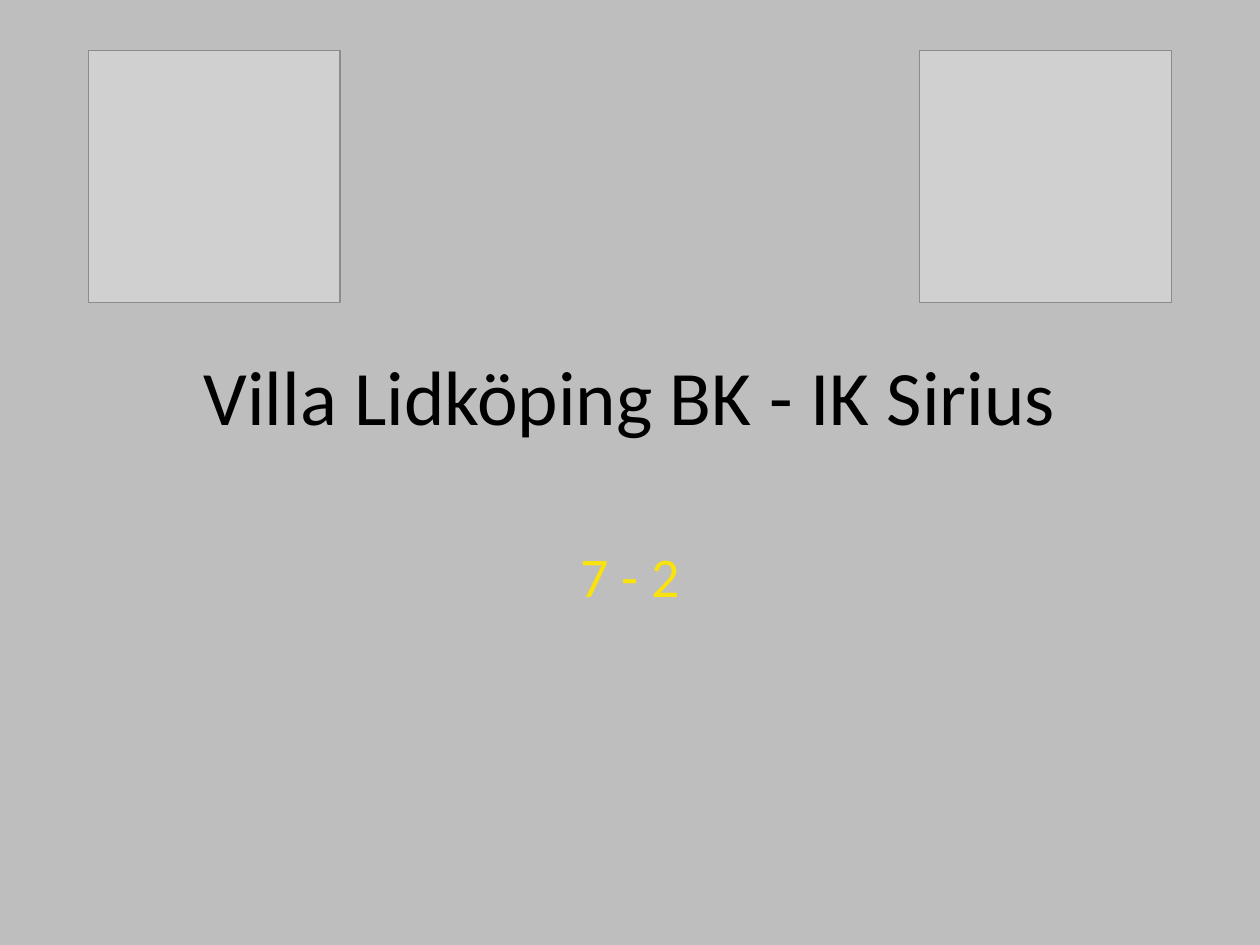
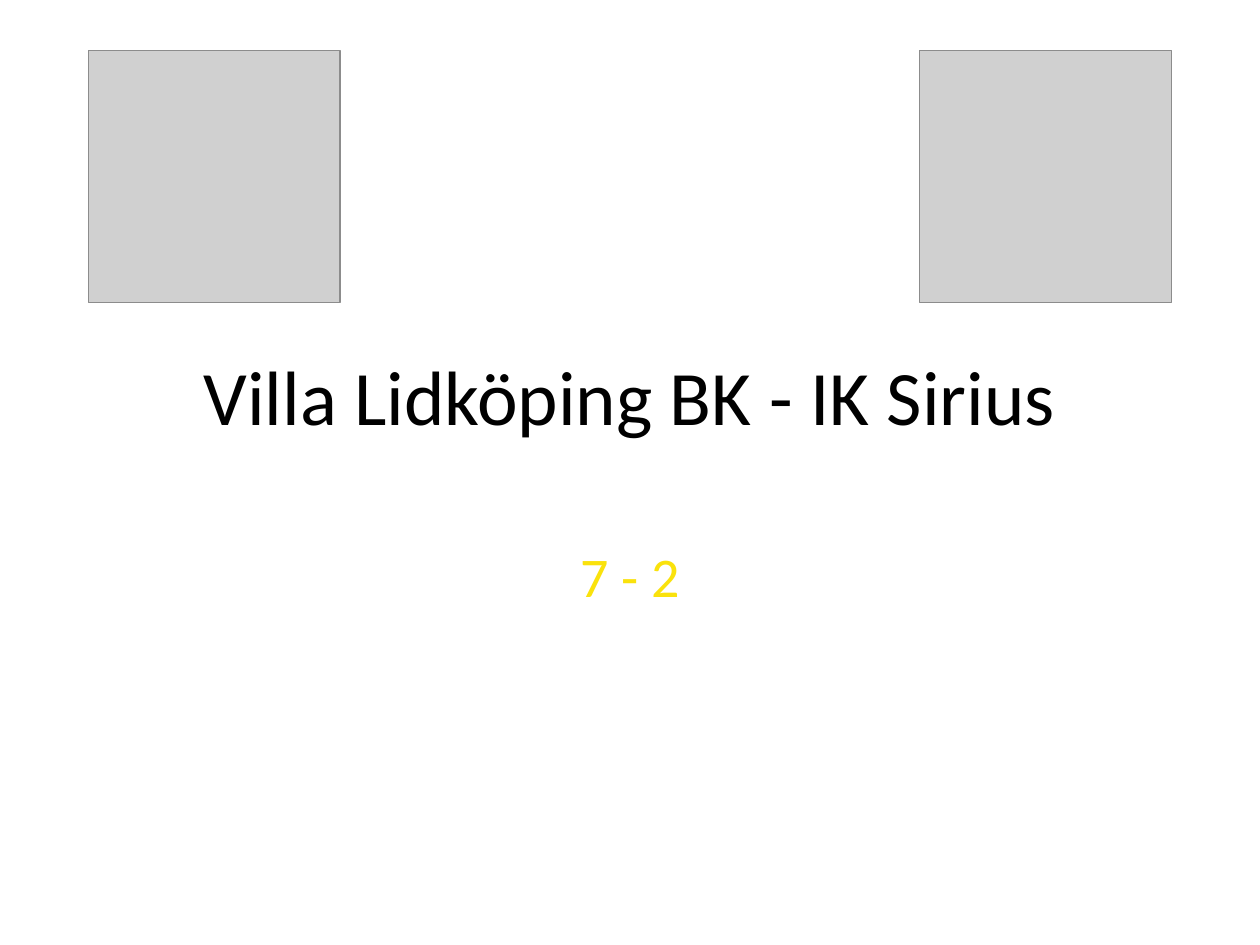
Before and after one commit to legendwk/sirius_bandy, a slide deck: slide 1 of powerpointer/matchrapporter/20220930 IK Sirius - Villa Lidköping halvlek 1 clean och 20220930 IK Sirius - Villa Lidköping halvlek 2 .pptx. Drawn at 1260x945 pixels with LibreOffice and Linux fonts; fonts in the diff are those of the drawing; grey boxes stand for pictures; background and template pictures are left out. Boxes give left, top, right and bottom in pixels: in the first picture for what was removed or moved away, otherwise in the second. Text is boxed around its words. In the diff, an @@ line names an element or a change of style, - is before the commit and + after.

```diff
--- a/powerpointer/matchrapporter/20220930 IK Sirius - Villa Lidköping halvlek 1 clean och 20220930 IK Sirius - Villa Lidköping halvlek 2 .pptx
+++ b/powerpointer/matchrapporter/20220930 IK Sirius - Villa Lidköping halvlek 1 clean och 20220930 IK Sirius - Villa Lidköping halvlek 2 .pptx
@@ background #BEBEBE to picture (left out) @@
```
Also in this commit, not shown: 6 other slides changed, 17 other files.
